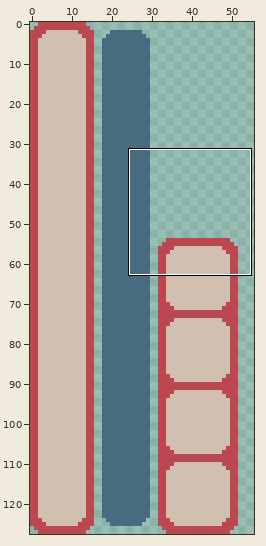
One commit to this pixel-art file: src/assets/art/ui.aseprite. The picture above shows the old version from afar; the outline marks the close-up.
Close-up. As it was:
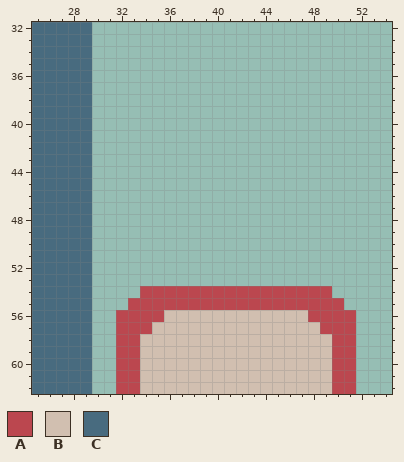
64x128 pixels, 1 frame. Shown: x 25..54, y 32..62. The wide view leaves out empty margins.
Palette (. is transparent): A #bb474f  B #d1bfb0  C #486b7f
Pixels before, first column x 25:
32 CCCCC......................
33 CCCCC......................
34 CCCCC......................
35 CCCCC......................
36 CCCCC......................
37 CCCCC......................
38 CCCCC......................
39 CCCCC......................
40 CCCCC......................
41 CCCCC......................
42 CCCCC......................
43 CCCCC......................
44 CCCCC......................
45 CCCCC......................
46 CCCCC......................
47 CCCCC......................
48 CCCCC......................
49 CCCCC......................
50 CCCCC......................
51 CCCCC......................
52 CCCCC......................
53 CCCCC......................
54 CCCCC....AAAAAAAAAAAAAAAA..
55 CCCCC...AAAAAAAAAAAAAAAAAA.
56 CCCCC..AAAABBBBBBBBBBBBAAAA
57 CCCCC..AAABBBBBBBBBBBBBBAAA
58 CCCCC..AABBBBBBBBBBBBBBBBAA
59 CCCCC..AABBBBBBBBBBBBBBBBAA
60 CCCCC..AABBBBBBBBBBBBBBBBAA
61 CCCCC..AABBBBBBBBBBBBBBBBAA
62 CCCCC..AABBBBBBBBBBBBBBBBAA
After the commit:
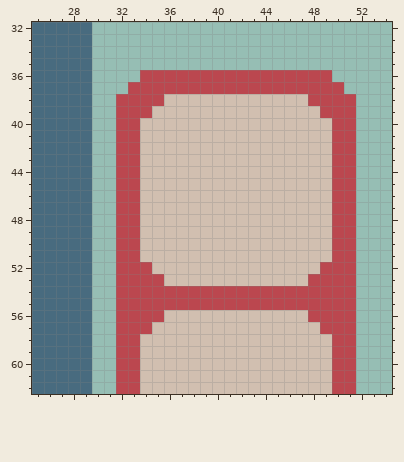
The exact change:
The edit adds colour A in row 36 at x 34 to 49; in row 37 at x 33 to 50; in row 38 at x 32 to 35 and 48 to 51; in row 39 at x 32 to 34 and 49 to 51; in rows 40 to 51 at x 32 to 33 and 50 to 51; in row 52 at x 32 to 34 and 49 to 51.
The edit adds colour A in row 53 at x 32 to 35 and 48 to 51; in row 54 at x 32 to 33 and 50 to 51; in row 55 at x 32 and 51.
The edit adds colour B in row 38 at x 36 to 47; in row 39 at x 35 to 48; in rows 40 to 51 at x 34 to 49; in row 52 at x 35 to 48; in row 53 at x 36 to 47.
Boxes around the changes in both close-ups, in picture pixels (x1, y1, x2, y2):
added: (116, 70, 356, 310)
